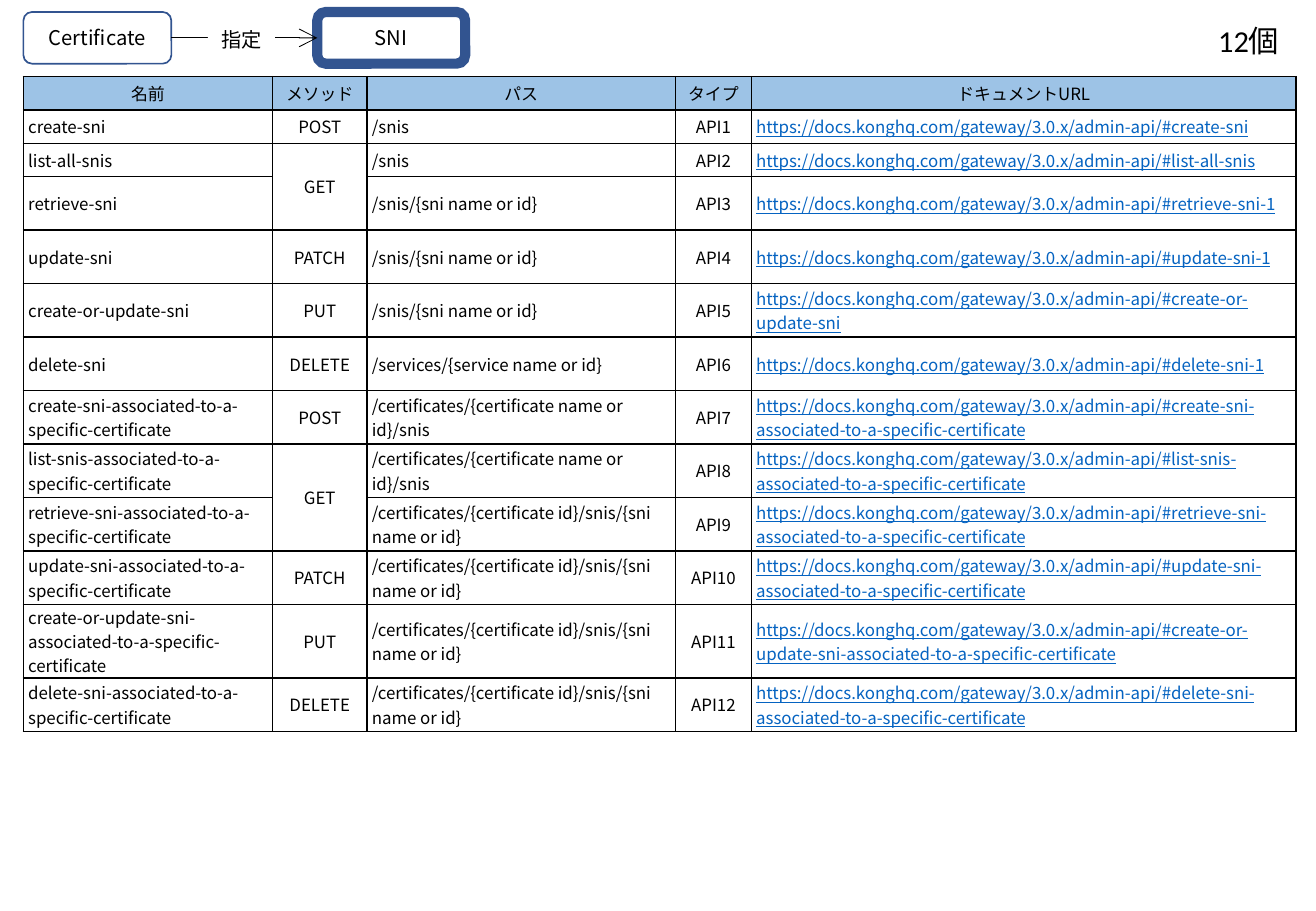
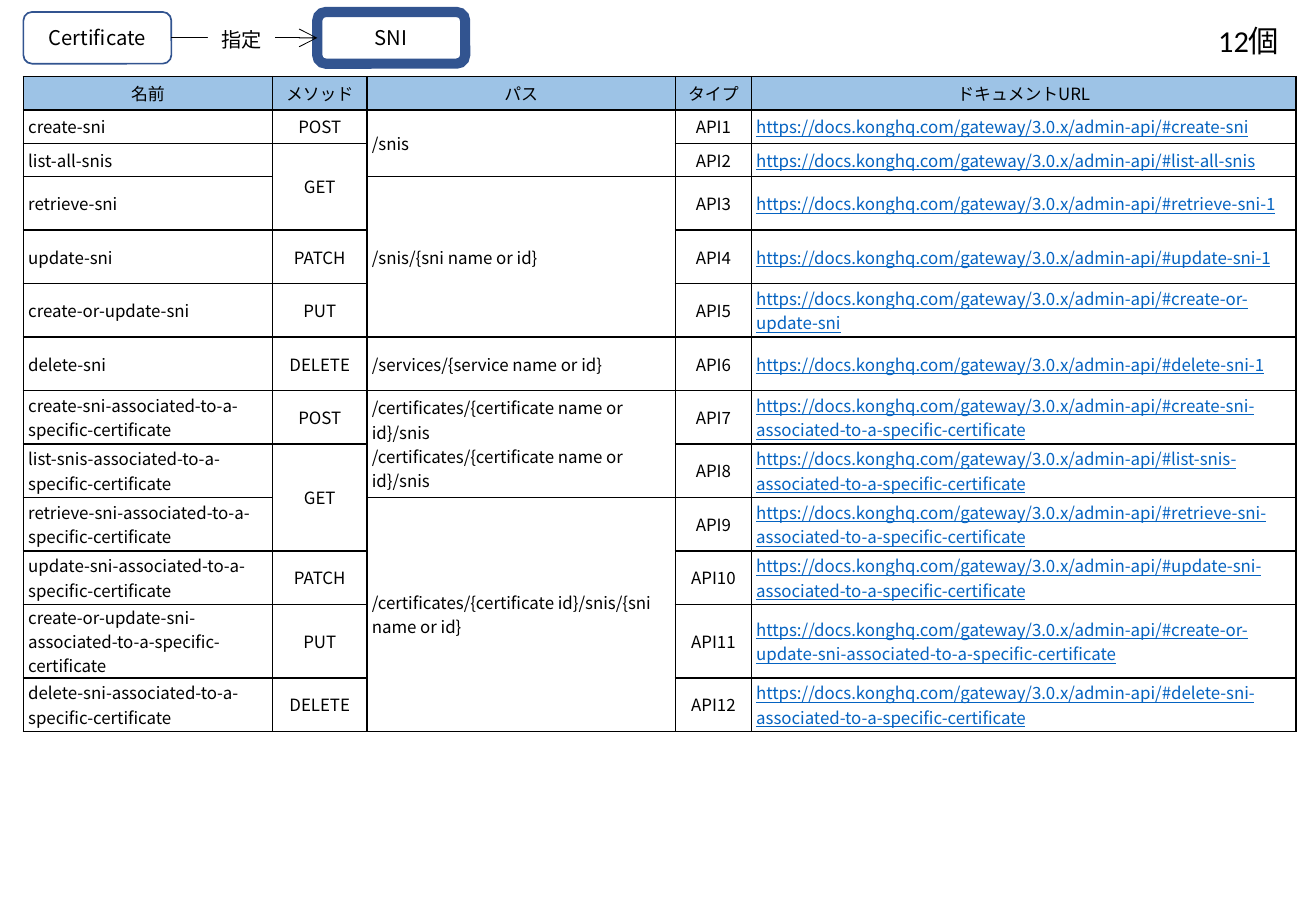
Before and after one commit to david3080/kongadminapi, a slide deck: slide 9 of KongAdminAPI.pptx. Drawn at 1316x911 pixels with LibreOffice and Linux fonts; fonts in the diff are those of the drawing. Boxes give left, top, right and bottom in pixels: in the first picture for what was removed or moved away, otherwise in the second. Text is boxed around its words. In the diff, an @@ line names an element or a change of style, - is before the commit and + after.

```diff
--- a/KongAdminAPI.pptx
+++ b/KongAdminAPI.pptx
@@ table at (23,77,1297,732) @@
-row 3, column 3: /snis
+row 3, column 3: 
-row 5, column 3: /snis/{sni name or id}
+row 5, column 3: 
-row 6, column 3: /snis/{sni name or id}
+row 6, column 3: 
-row 8, column 3: /certificates/{certificate name or id}/snis
+row 8, column 3: /certificates/{certificate name or id}/snis / /certificates/{certificate name or id}/snis
-row 9, column 3: /certificates/{certificate name or id}/snis
+row 9, column 3: 
-row 11, column 3: /certificates/{certificate id}/snis/{sni name or id}
+row 11, column 3: 
-row 12, column 3: /certificates/{certificate id}/snis/{sni name or id}
+row 12, column 3: 
-row 13, column 3: /certificates/{certificate id}/snis/{sni name or id}
+row 13, column 3: 
```
Also in this commit, not shown: 5 other slides changed, 1 other file.
